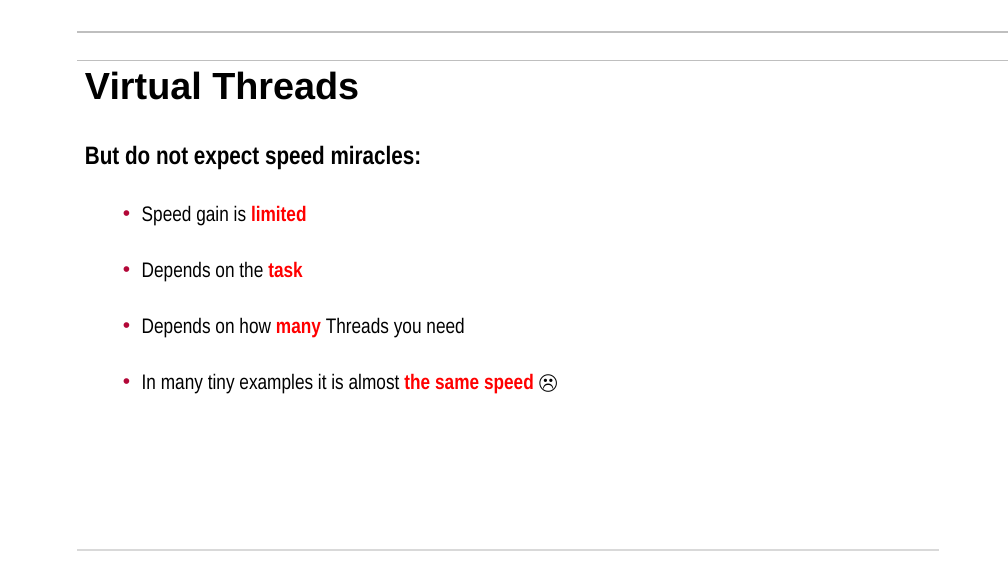
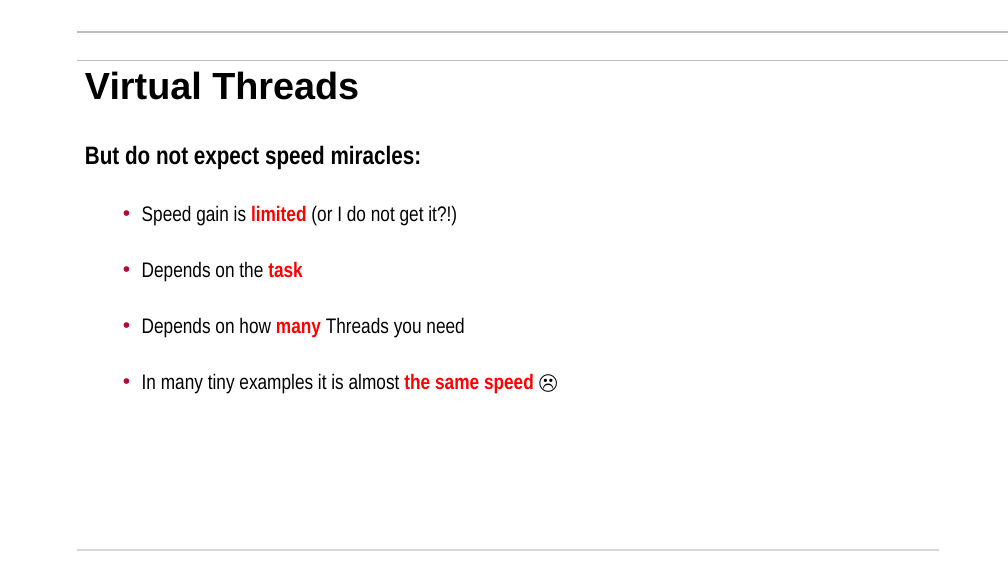
Before and after one commit to mikegrace2/CSEN160-Fall2026-Course-Website, a slide deck: slide 99 of lectures/Week06_File_Threads/2_Threads_V4.pptx (slide 98 before the commit). Drawn at 1008x567 pixels with LibreOffice and Linux fonts; fonts in the diff are those of the drawing; background and template pictures are left out. Boxes give left, top, right and bottom in pixels: in the first picture for what was removed or moved away, otherwise in the second. Text is boxed around its words. In the diff, an @@ line names an element or a change of style, - is before the commit and + after.

```diff
--- a/lectures/Week06_File_Threads/2_Threads_V4.pptx
+++ b/lectures/Week06_File_Threads/2_Threads_V4.pptx
@@ text at [142, 205, 457, 226]: text changed @@
-  • Speed gain is limited
+  • Speed gain is limited (or I do not get it?!)
```
Also in this commit, not shown: 5 other slides changed, 1 other file.
